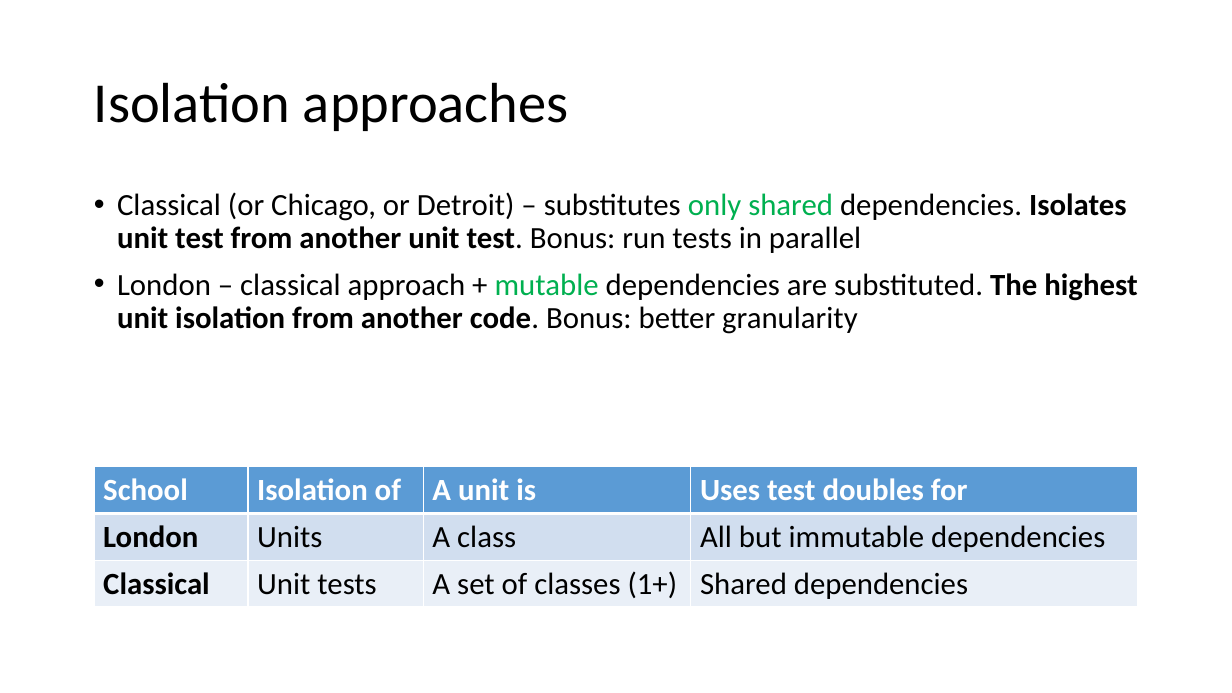
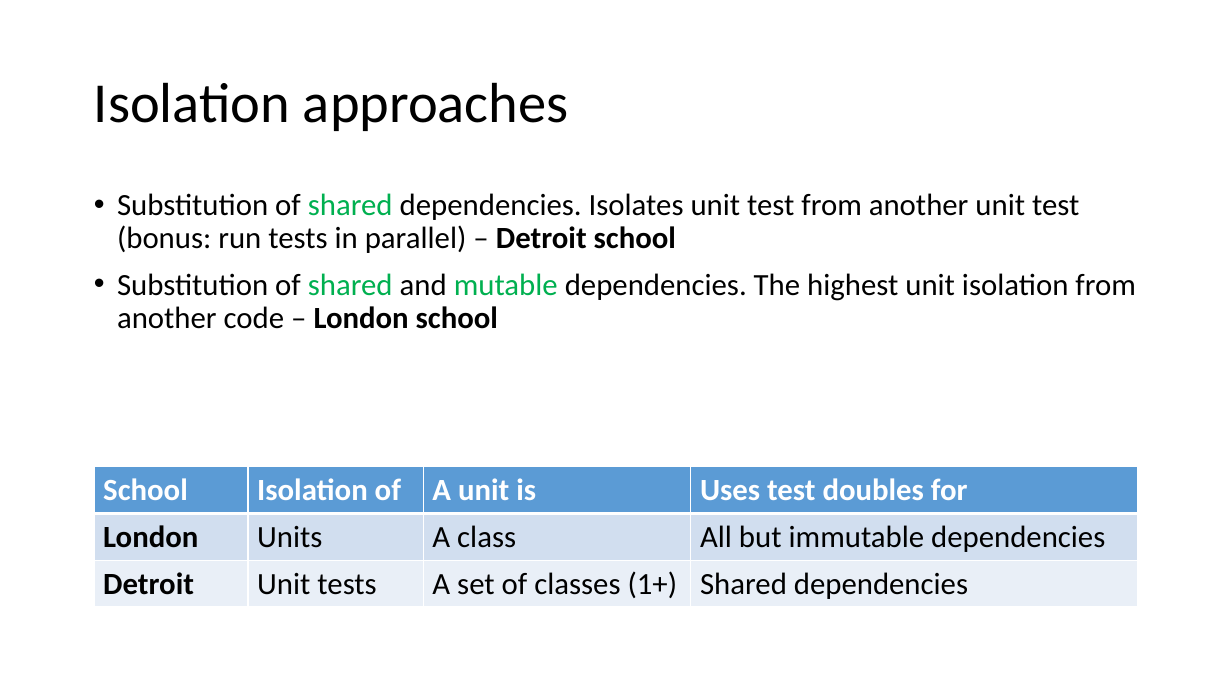
Before and after one commit to magicmanam/slides, a slide deck: slide 33 of automation-testing/unit-testing.pptx. Drawn at 1232x693 pixels with LibreOffice and Linux fonts; fonts in the diff are those of the drawing. Boxes give left, top, right and bottom in pixels: in the first picture for what was removed or moved away, otherwise in the second. Text is boxed around its words. In the diff, an @@ line names an element or a change of style, - is before the commit and + after.

Commit message:
Updates unit testing slides

```diff
--- a/automation-testing/unit-testing.pptx
+++ b/automation-testing/unit-testing.pptx
@@ text at [117,193,1135,329]: text changed @@
-• Classical (or Chicago, or Detroit) – substitutes only shared dependencies. Isolates unit test from another unit test. Bonus: run tests in parallel
-• London – classical approach + mutable dependencies are substituted. The highest unit isolation from another code. Bonus: better granularity
+• Substitution of shared dependencies. Isolates unit test from another unit test (bonus: run tests in parallel) – Detroit school
+• Substitution of shared and mutable dependencies. The highest unit isolation from another code – London school
@@ table at [94,467,1140,605] @@
-row 3, column 1: Classical
+row 3, column 1: Detroit
```
Also in this commit, not shown: 29 other slides changed.
